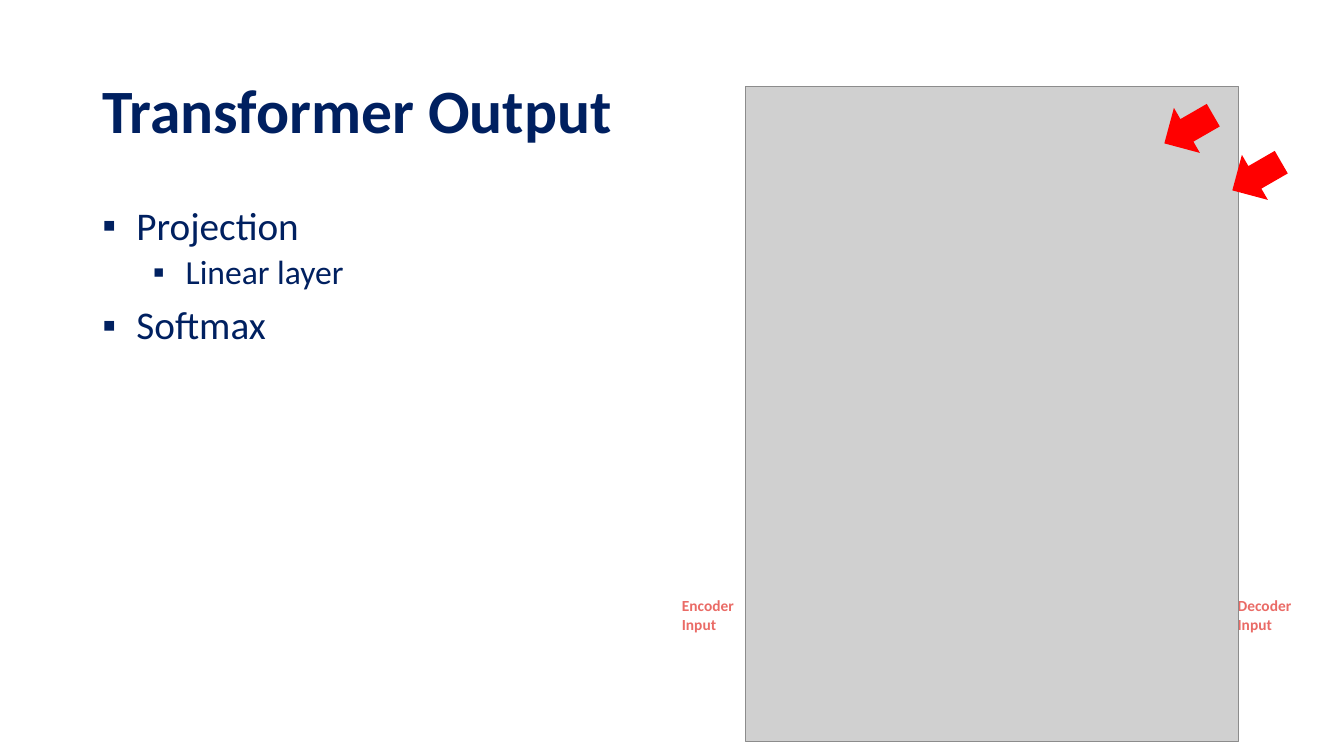
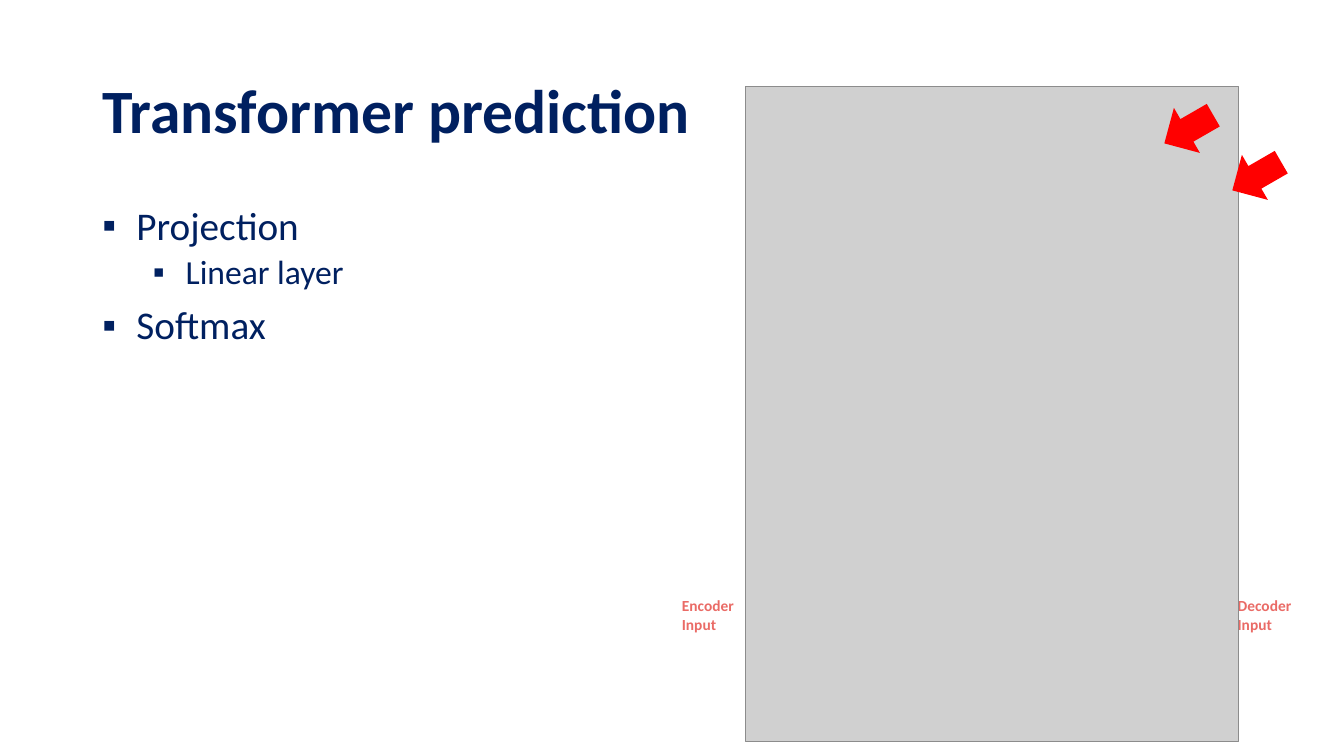
Before and after one commit to tanquangduong/transformer-pt, a slide deck: slide 67 of presentation/Introduction to Transformer.pptx. Drawn at 1344x756 pixels with LibreOffice and Linux fonts; fonts in the diff are those of the drawing; grey boxes stand for pictures. Boxes give left, top, right and bottom in pixels: in the first picture for what was removed or moved away, otherwise in the second. Text is boxed around its words. In the diff, an @@ line names an element or a change of style, - is before the commit and + after.

```diff
--- a/presentation/Introduction to Transformer.pptx
+++ b/presentation/Introduction to Transformer.pptx
@@ title at [102, 89, 689, 143]: text changed @@
-Transformer Output
+Transformer prediction
```
Also in this commit, not shown: 11 other slides changed, 1 slide added, 1 other file.
